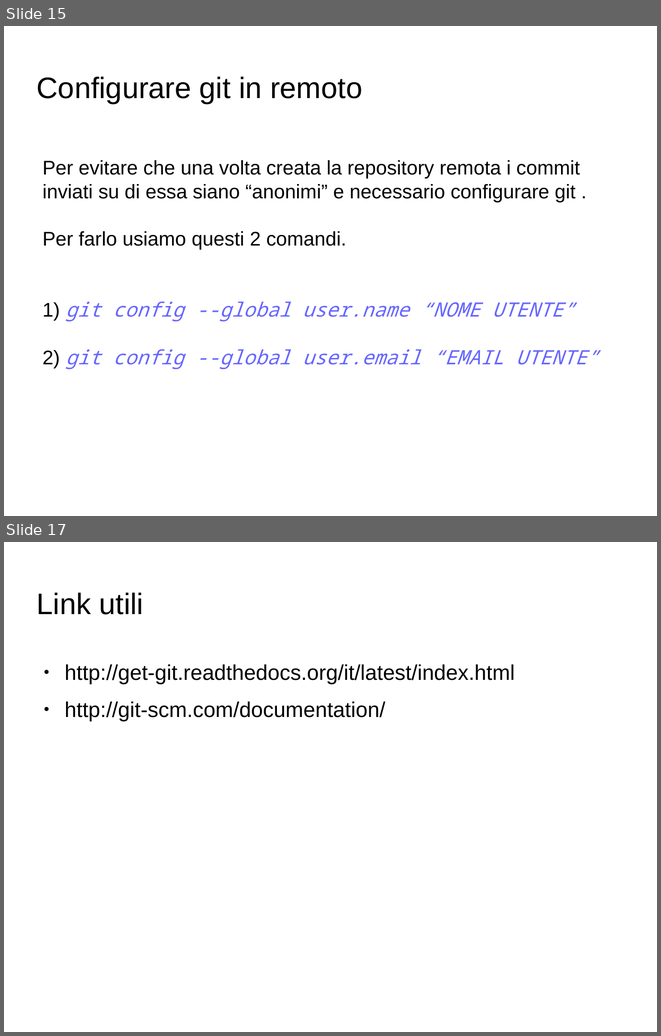
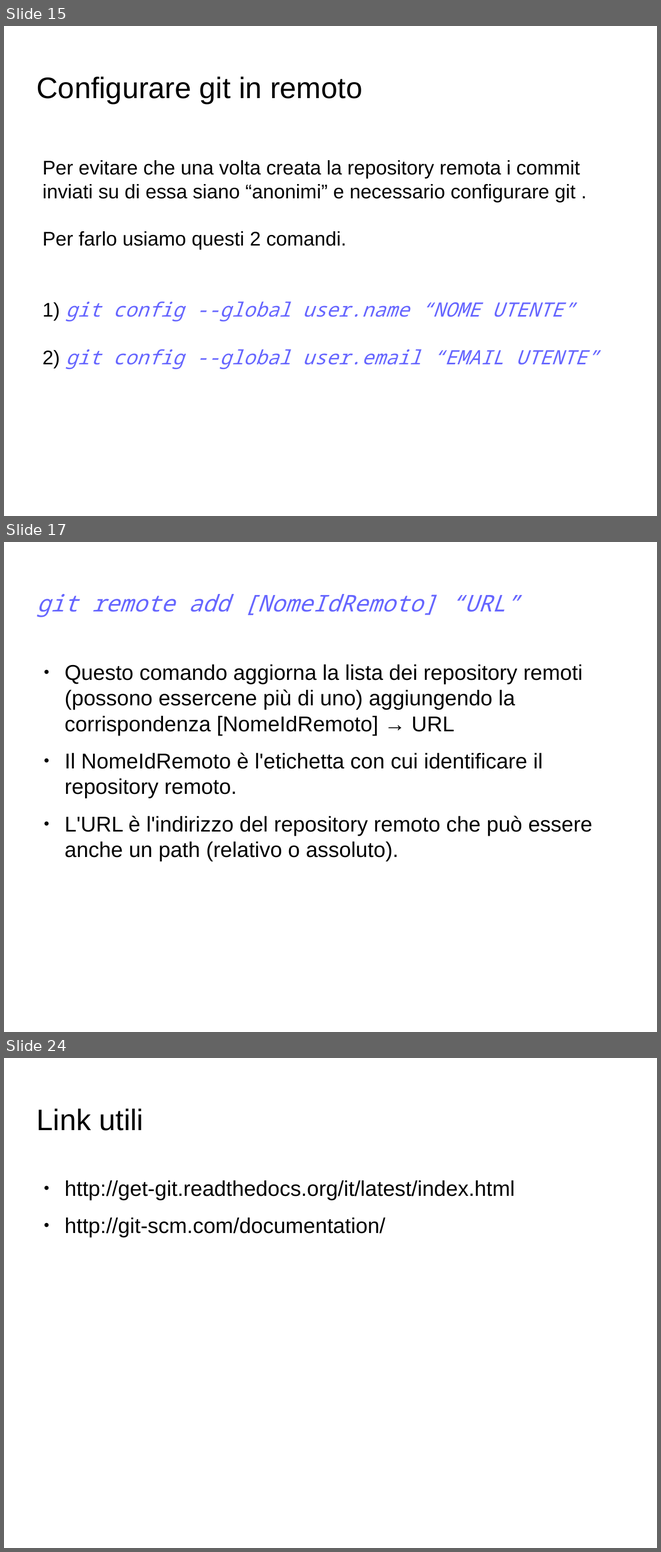
Before and after one commit to GioeleCicchini/Git-Presentation, a slide deck: presentazione git.odp. Shown one above the other, each under a label of ours: slides 15 and 17 before the commit, slides 15, 17 and 24 after it; the slides between them are not shown. The pictures are 661x1036 and 661x1552 pixels, drawn with LibreOffice and Linux fonts; fonts in the diff are those of the drawing; background and template pictures are left out. Boxes give left, top, right and bottom in pixels: in the first picture for what was removed or moved away, otherwise in the second. Text is boxed around its words. In the diff, an @@ line names an element or a change of style, - is before the commit and + after.

```diff
--- a/presentazione git.odp
+++ b/presentazione git.odp
@@ slide 17 added at [4,542,657,1032], background picture (left out) @@
@@ title added at [37,594,519,617], 28 pt, text #6666FF, italic @@
+git remote add [NomeIdRemoto] “URL”
@@ text added at [64,664,592,861], 26 pt, text #000000 @@
+● Questo comando aggiorna la lista dei repository remoti (possono essercene più di uno) aggiungendo la corrispondenza [NomeIdRemoto] → URL
+● Il NomeIdRemoto è l'etichetta con cui identificare il repository remoto.
+● L'URL è l'indirizzo del repository remoto che può essere anche un path (relativo o assoluto).
@@ what was slide 17 is now slide 24 @@
```
Also in this commit, not shown: 1 slide changed, 6 other slides added, 1 other file.
